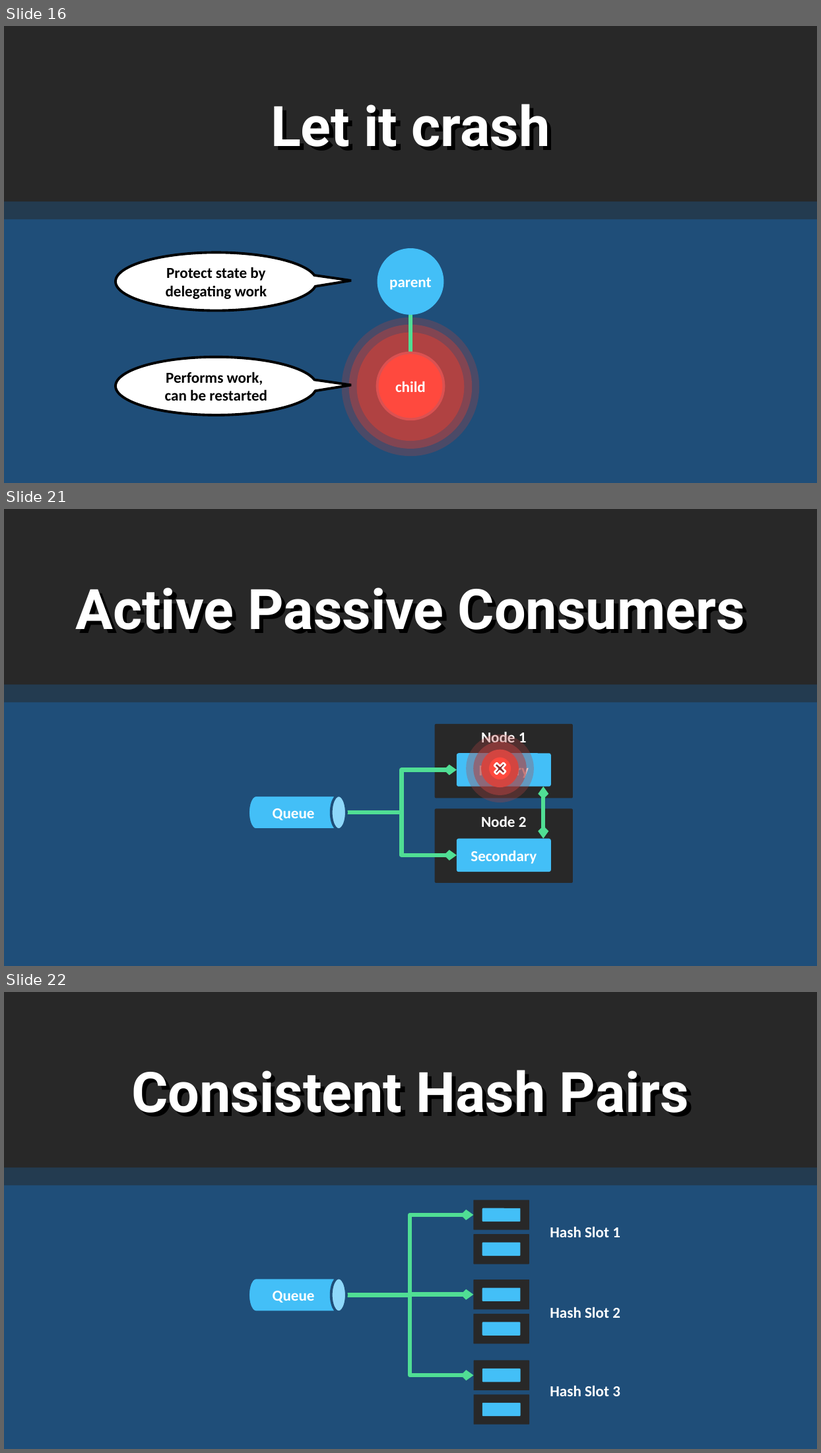
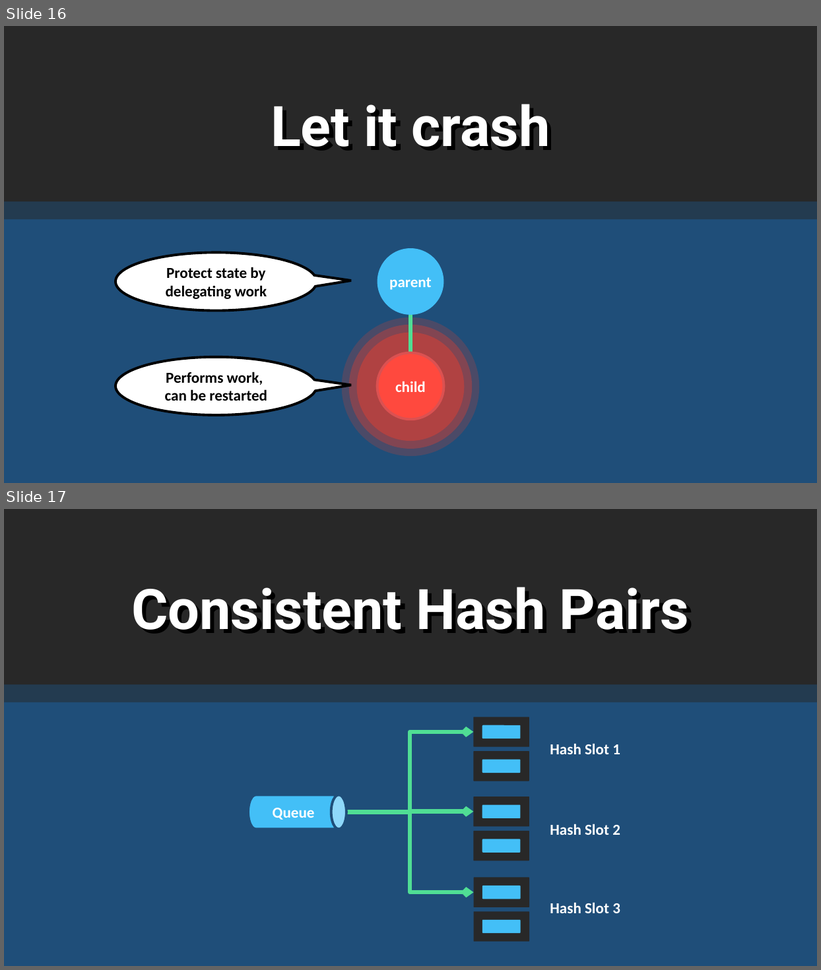
Before and after one commit to rogeralsing/Presentations, a slide deck: FailingGracefully/QConSP/failingactors.pptx. Shown one above the other, each under a label of ours: slides 16, 21 and 22 before the commit, slides 16 and 17 after it; the slides between them are not shown. The pictures are 821x1453 and 821x970 pixels, drawn with LibreOffice and Linux fonts; fonts in the diff are those of the drawing. Boxes give left, top, right and bottom in pixels: in the first picture for what was removed or moved away, otherwise in the second. Text is boxed around its words. In the diff, an @@ line names an element or a change of style, - is before the commit and + after.

```diff
--- a/FailingGracefully/QConSP/failingactors.pptx
+++ b/FailingGracefully/QConSP/failingactors.pptx
@@ slide 21 removed at box(4, 509, 817, 966), background #1F4E79 @@
@@ rounded rectangle removed at box(4, 509, 817, 685) @@
@@ text removed at box(75, 588, 745, 630) @@
-Active Passive Consumers
@@ rounded rectangle removed at box(4, 685, 817, 702) @@
@@ rounded rectangle removed at box(435, 724, 573, 799) @@
-Node 1
@@ rounded rectangle removed at box(457, 754, 551, 787) @@
-Primary
@@ ellipse removed at box(482, 750, 519, 788) @@
@@ ellipse removed at box(482, 750, 519, 788) @@
@@ plus removed at box(491, 760, 509, 778) @@
@@ elbow arrow removed from (346, 813) to (457, 770) @@
@@ cylinder removed at box(248, 796, 347, 830) @@
-Queue
@@ double arrow removed from (543, 839) to (543, 787) @@
@@ elbow arrow removed from (346, 813) to (457, 855) @@
@@ rounded rectangle removed at box(435, 809, 573, 883) @@
-Node 2
@@ rounded rectangle removed at box(457, 839, 551, 873) @@
-Secondary
@@ what was slide 22 is now slide 17 @@
```
Also in this commit, not shown: 5 slides changed, 13 other slides removed, 29 other files.
